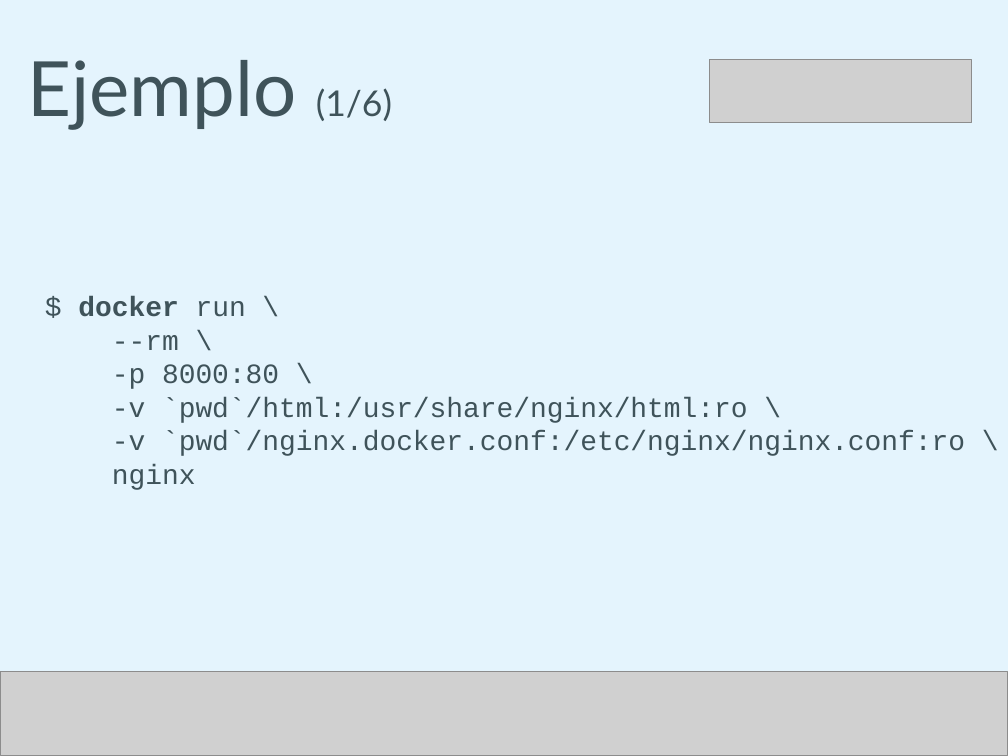
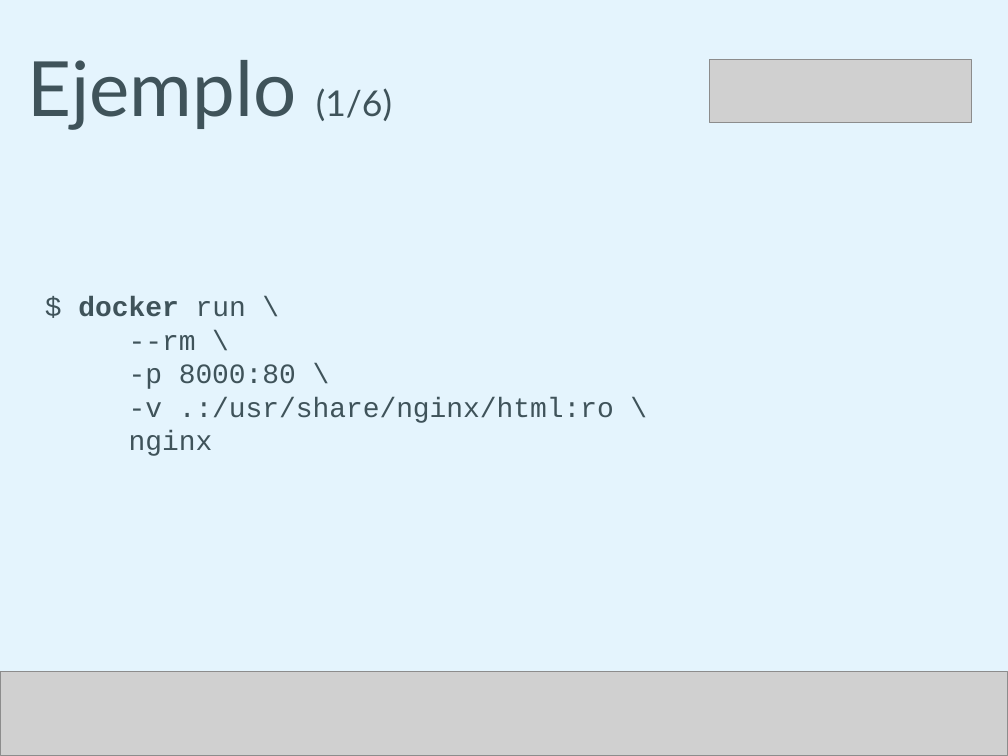
Before and after one commit to humitos/docker-workshop, a slide deck: slide 22 of talk/docker.odp. Drawn at 1008x756 pixels with LibreOffice and Linux fonts; fonts in the diff are those of the drawing; grey boxes stand for pictures. Boxes give left, top, right and bottom in pixels: in the first picture for what was removed or moved away, otherwise in the second. Text is boxed around its words. In the diff, an @@ line names an element or a change of style, - is before the commit and + after.

Commit message:
Talk updated

```diff
--- a/talk/docker.odp
+++ b/talk/docker.odp
@@ text at (x1=129, y1=397, x2=614, y2=423): text changed @@
--v `pwd`/html:/usr/share/nginx/html:ro \
--v `pwd`/nginx.docker.conf:/etc/nginx/nginx.conf:ro \
+-v .:/usr/share/nginx/html:ro \
```
Also in this commit, not shown: 1 other slide changed.
